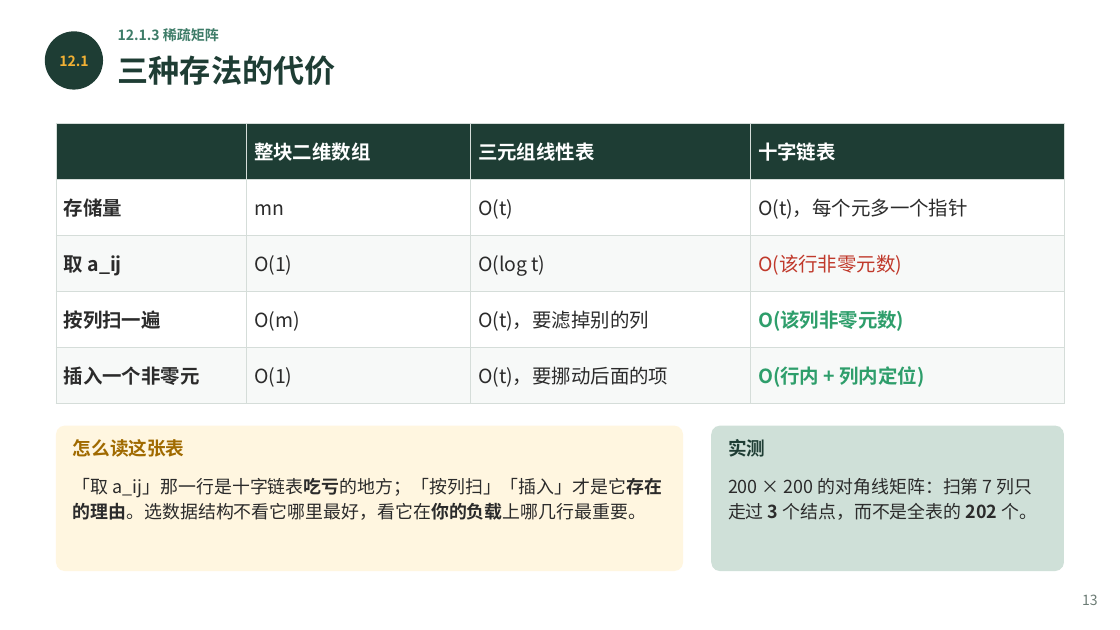
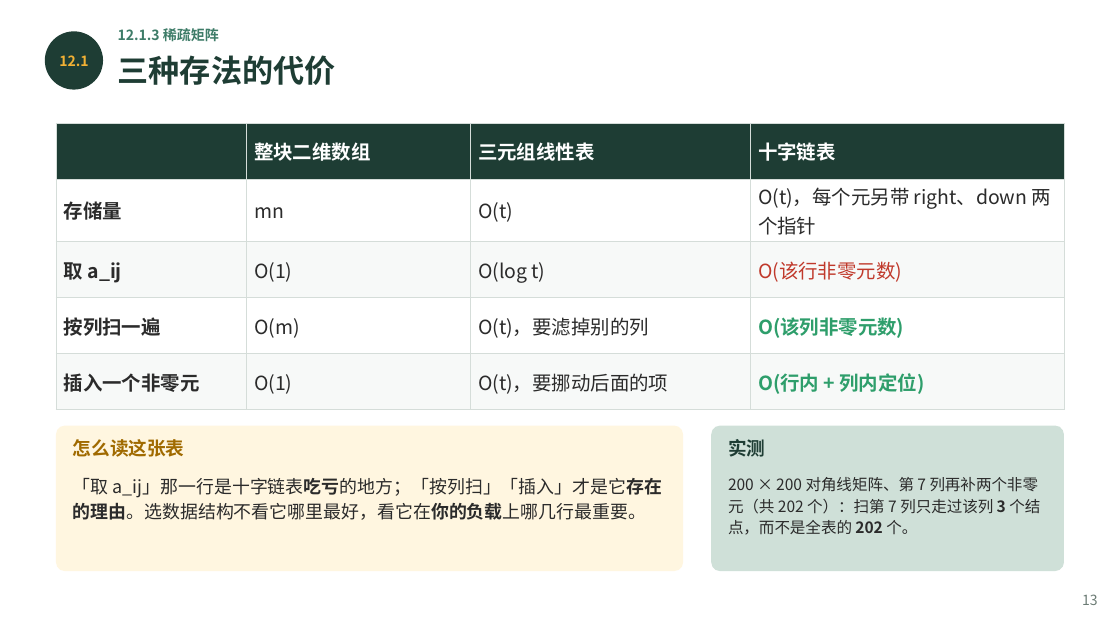
Before and after one commit to GMyhf/2026fall-cs201, a slide deck: slide 13 of courseware/202609_DSA_12_Advanced.pptx. Drawn at 1120x630 pixels with LibreOffice and Linux fonts; fonts in the diff are those of the drawing. Boxes give left, top, right and bottom in pixels: in the first picture for what was removed or moved away, otherwise in the second. Text is boxed around its words. In the diff, an @@ line names an element or a change of style, - is before the commit and + after.

```diff
--- a/courseware/202609_DSA_12_Advanced.pptx
+++ b/courseware/202609_DSA_12_Advanced.pptx
@@ table at bbox=[56, 123, 1064, 398] @@
-row 2, column 4: O(t)，每个元多一个指针
+row 2, column 4: O(t)，每个元另带 right、down 两个指针
@@ text at bbox=[728, 477, 1040, 535]: text changed; size 11.5 to 10 pt @@
-200 × 200 的对角线矩阵：扫第 7 列只走过 3 个结点，而不是全表的 202 个。
+200 × 200 对角线矩阵、第 7 列再补两个非零元（共 202 个）：扫第 7 列只走过该列 3 个结点，而不是全表的 202 个。
```
Also in this commit, not shown: 7 other slides changed, 32 other files.
